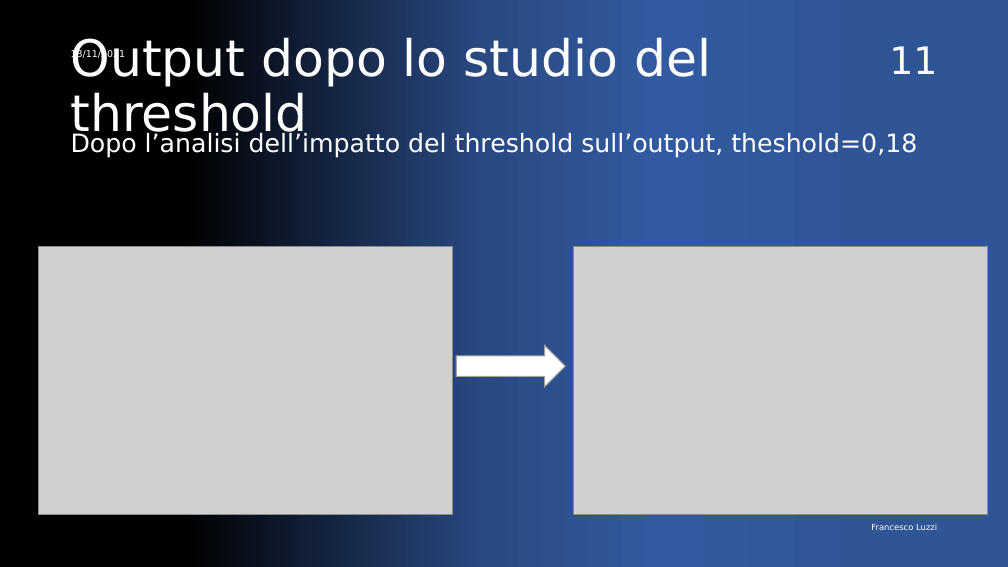
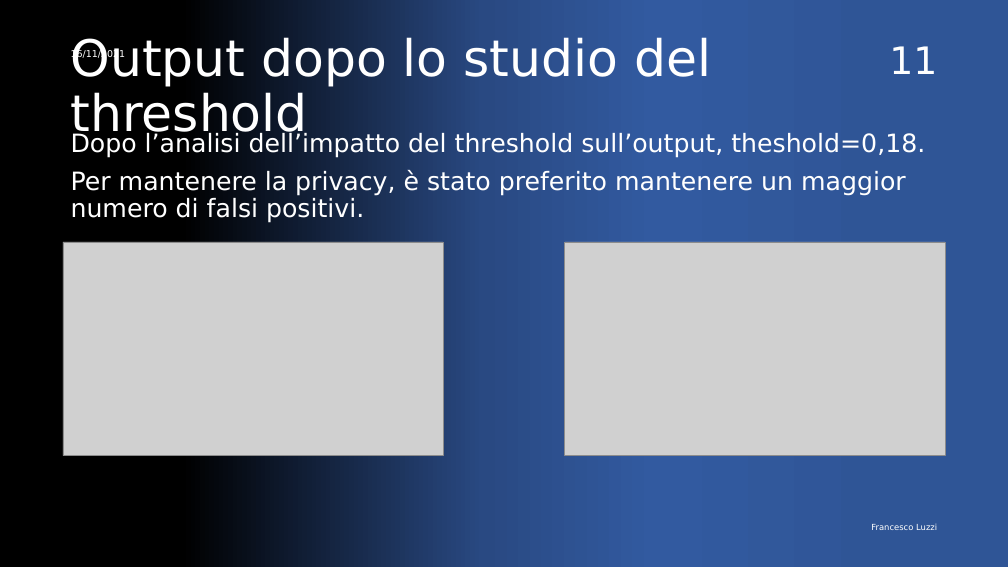
Before and after one commit to FrancescoLuzzi/Tesi, a slide deck: slide 11 of Presentazione.pptx. Drawn at 1008x567 pixels with LibreOffice and Linux fonts; fonts in the diff are those of the drawing; grey boxes stand for pictures. Boxes give left, top, right and bottom in pixels: in the first picture for what was removed or moved away, otherwise in the second. Text is boxed around its words. In the diff, an @@ line names an element or a change of style, - is before the commit and + after.

```diff
--- a/Presentazione.pptx
+++ b/Presentazione.pptx
@@ subtitle at (x1=71, y1=132, x2=925, y2=223): text changed @@
-Dopo l’analisi dell’impatto del threshold sull’output, theshold=0,18
+Dopo l’analisi dell’impatto del threshold sull’output, theshold=0,18.
+Per mantenere la privacy, è stato preferito mantenere un maggior numero di falsi positivi.
@@ picture resized from (x1=39, y1=247, x2=452, y2=515) to (x1=63, y1=242, x2=443, y2=456) @@
@@ picture resized from (x1=574, y1=247, x2=988, y2=515) to (x1=565, y1=242, x2=945, y2=456) @@
@@ right arrow removed at (x1=457, y1=346, x2=566, y2=387) @@
```
Also in this commit, not shown: 12 other slides changed, 2 other files.
